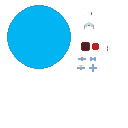
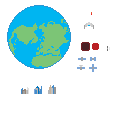
Comparing the layer stacks of the two 128×128 images. Changes:
added layer "Cities" above "Alien" over [21, 85, 56, 94]
added layer "Land" above "Layer 1" over [9, 19, 70, 67]
